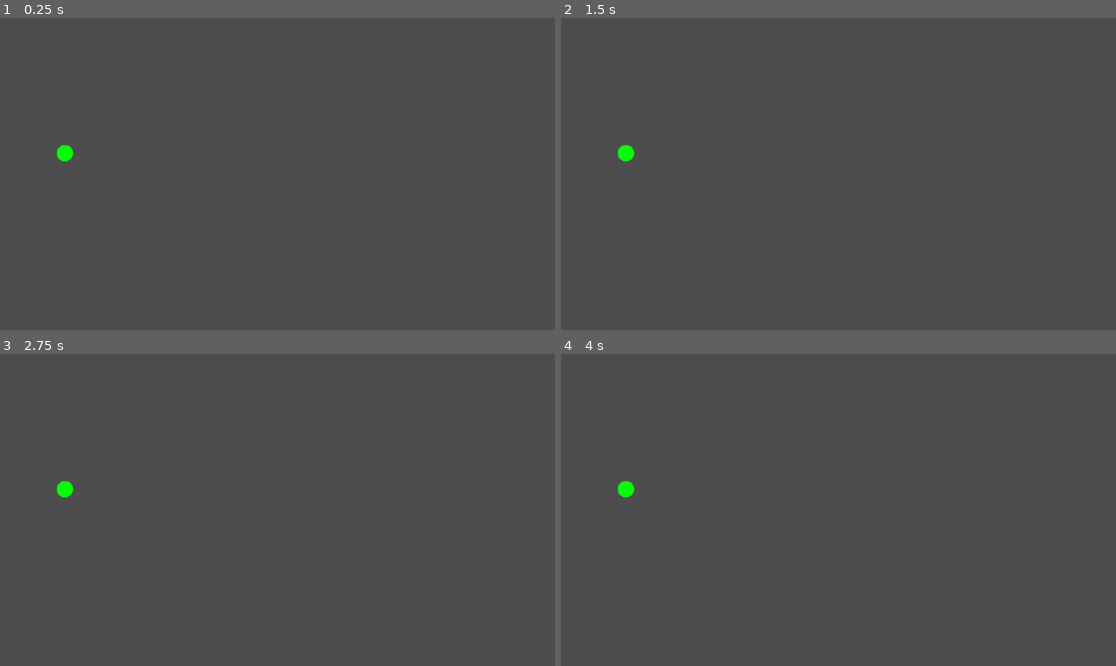
Above: before the commit, frames 1-4 (two rows, left to right).
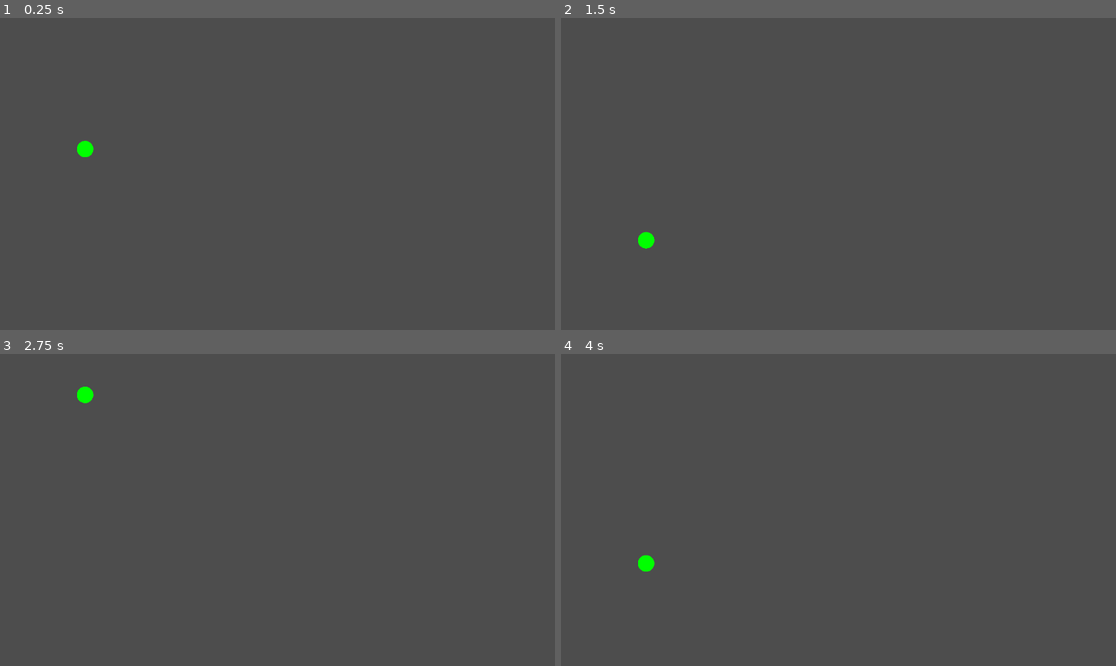
Above: after the commit, the same moments.

Repository: FantAsylum/RGBot
Game: Godot game, scene res://scenes/main_scene.tscn
Two runs of this game, one before a commit and one after it. Both use one fixed random seed, a clock stepped at 60 frames per second and the inputs below.
Inputs:
- Up to frame 1 (0.25 s): no input
- Up to frame 2 (1.5 s): tap Enter at 0.5 s; hold W (move_up, bound only after the commit) 0.53-1.28 s; hold S (move_down, bound only after the commit) from 1.28 s (still down)
- Up to frame 3 (2.75 s): release S (move_down, bound only after the commit) at 2.03 s; hold W (move_up, bound only after the commit) from 2.03 s (still down)
- Up to frame 4 (4 s): release W (move_up, bound only after the commit) at 3.53 s; hold S (move_down, bound only after the commit) from 3.53 s (still down)

The runs differ from the first frame. In frame 1, 0.3% of the frame differs, in the area x 10-17%, y 39-47%; in frame 2, 0.3%; in frame 3, 0.3%; in frame 4, 0.3%.

Commit message:
Implement basic vertical movement

Diff:
--- a/actors/Bot.gd
+++ b/actors/Bot.gd
@@ -1,9 +1,47 @@
-extends Sprite2D
+extends CharacterBody2D
+
+const VELOCITY_MODIFIER = 10.
+
+@onready var sprite: Sprite2D = $Sprite
+var top_height: float
+var middle_height: float
+var bottom_height: float
+var base_velocity: float
 
 var rng = RandomNumberGenerator.new()
 
 func _ready():
-	material.set_shader_parameter("bot_color", random_color())
+	sprite.material.set_shader_parameter("bot_color", random_color())
+
+	var screen_size = DisplayServer.window_get_size()
+	middle_height  = screen_size.y / 2.
+	base_velocity  = middle_height / 2.
+	top_height     = middle_height - base_velocity
+	bottom_height  = middle_height + base_velocity
+
+
+func _process(delta):
+	velocity.y = 0
+	if (Input.is_action_pressed("move_up")):
+		velocity.y -= base_velocity * VELOCITY_MODIFIER
+
+	if (Input.is_action_pressed("move_down")):
+		velocity.y += base_velocity * VELOCITY_MODIFIER
+
+	# TODO: make it smoother
+	if (velocity.y < 0 and global_position.y <= top_height):
+		velocity.y = 0
+	if (velocity.y > 0 and global_position.y >= bottom_height):
+		velocity.y = 0
+
+	if  (velocity.y == 0):
+		var diff = middle_height - global_position.y
+		if (diff > base_velocity / 5.):
+			velocity.y = sign(diff) * base_velocity * VELOCITY_MODIFIER
+		else:
+			velocity.y = diff * VELOCITY_MODIFIER
+
+	move_and_slide()
 
 func random_color():
 	var color
--- a/project.godot
+++ b/project.godot
@@ -15,6 +15,19 @@
 config/features=PackedStringArray("4.1", "GL Compatibility")
 config/icon="res://icon.svg"
 
+[input]
+
+move_up={
+"deadzone": 0.5,
+"events": [Object(InputEventKey,"resource_local_to_scene":false,"resource_name":"","device":-1,"window_id":0,"alt_pressed":false,"shift_pressed":false,"ctrl_pressed":false,"meta_pressed":false,"pressed":false,"keycode":0,"physical_keycode":87,"key_label":0,"unicode":119,"echo":false,"script":null)
+]
+}
+move_down={
+"deadzone": 0.5,
+"events": [Object(InputEventKey,"resource_local_to_scene":false,"resource_name":"","device":-1,"window_id":0,"alt_pressed":false,"shift_pressed":false,"ctrl_pressed":false,"meta_pressed":false,"pressed":false,"keycode":0,"physical_keycode":83,"key_label":0,"unicode":115,"echo":false,"script":null)
+]
+}
+
 [rendering]
 
 renderer/rendering_method="gl_compatibility"
--- a/scenes/main_scene.tscn
+++ b/scenes/main_scene.tscn
@@ -9,11 +9,19 @@
 
 [sub_resource type="CanvasTexture" id="CanvasTexture_lc01u"]
 
+[sub_resource type="RectangleShape2D" id="RectangleShape2D_5fgel"]
+size = Vector2(138, 138)
+
 [node name="MainScene" type="Node2D"]
 
-[node name="Bot" type="Sprite2D" parent="."]
+[node name="Bot" type="CharacterBody2D" parent="."]
+position = Vector2(228, 320)
+script = ExtResource("2_0cnx2")
+
+[node name="Sprite" type="Sprite2D" parent="Bot"]
 material = SubResource("ShaderMaterial_b0l0w")
-position = Vector2(186, 332)
 scale = Vector2(137, 137)
 texture = SubResource("CanvasTexture_lc01u")
-script = ExtResource("2_0cnx2")
+
+[node name="CollisionShape2D" type="CollisionShape2D" parent="Bot"]
+shape = SubResource("RectangleShape2D_5fgel")
Not shown: 1 places in scenes/main_scene.tscn that only renumber resources
